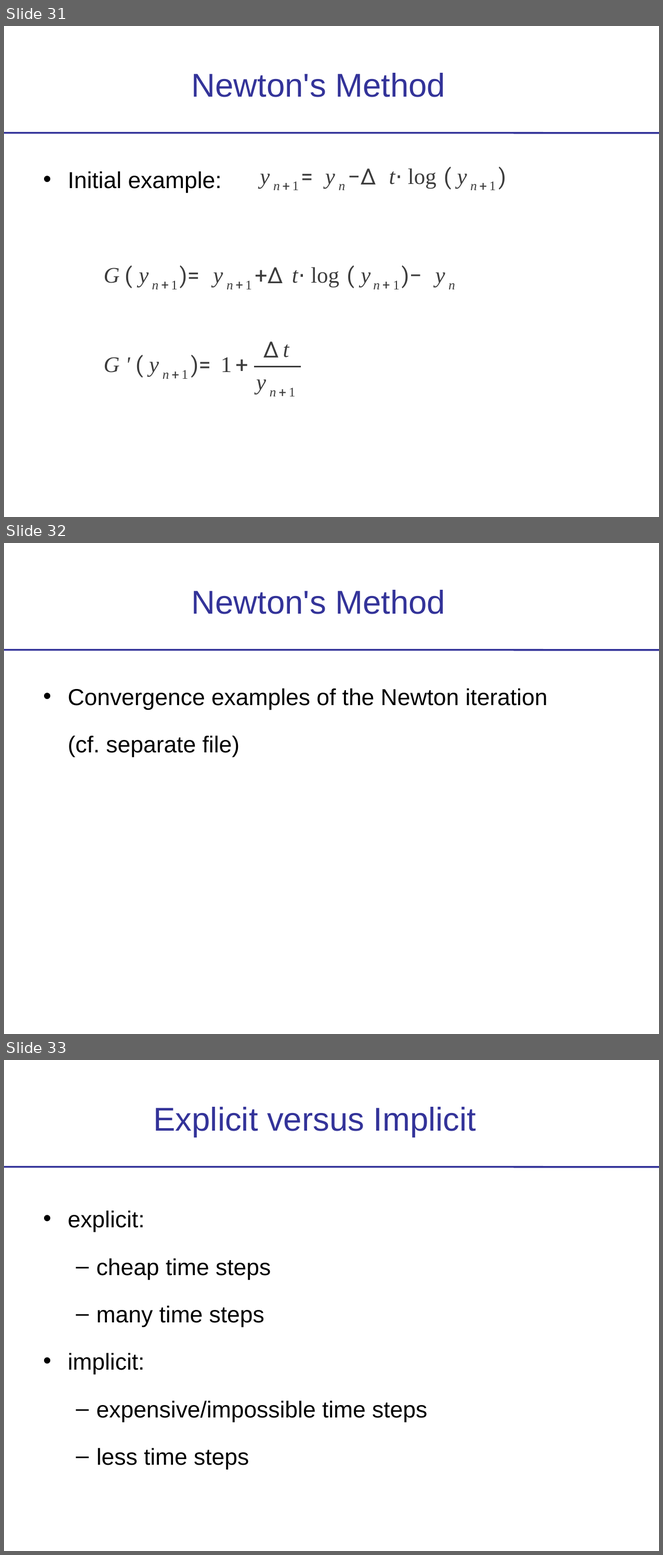
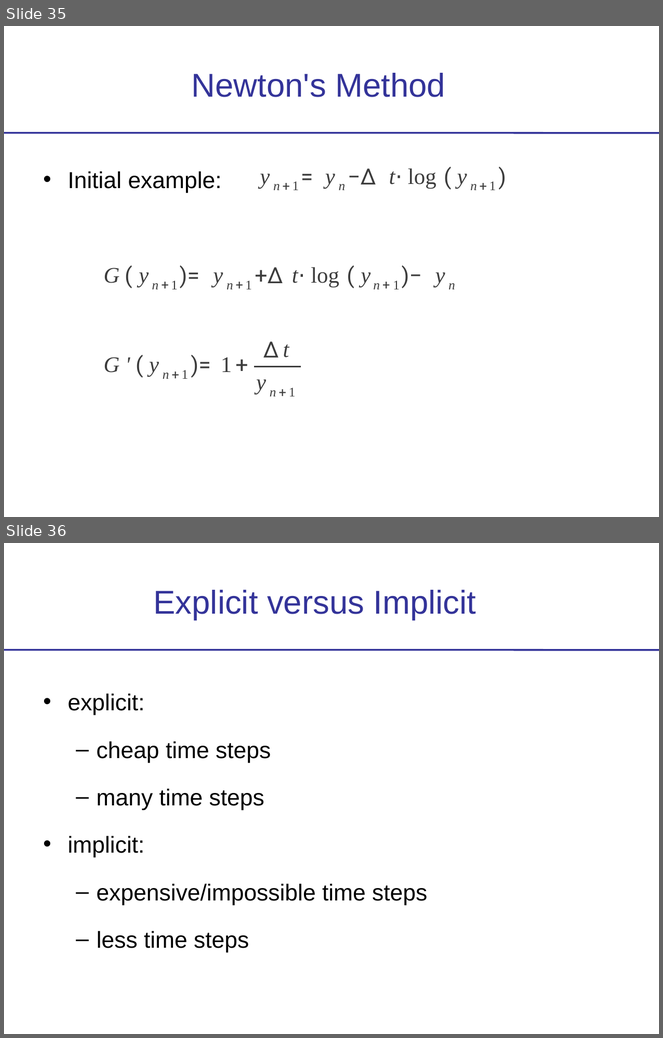
Before and after one commit to a-parida12/NumericalMethods, a slide deck: Slides/Theory.ppt. Shown one above the other, each under a label of ours: slides 31, 32 and 33 before the commit, slides 35 and 36 after it. The pictures are 663x1555 and 663x1038 pixels, drawn with LibreOffice and Linux fonts; fonts in the diff are those of the drawing. Boxes give left, top, right and bottom in pixels: in the first picture for what was removed or moved away, otherwise in the second. Text is boxed around its words. In the diff, an @@ line names an element or a change of style, - is before the commit and + after.

```diff
--- a/Slides/Theory.ppt
+++ b/Slides/Theory.ppt
@@ slide 32 removed at (x1=4, y1=543, x2=659, y2=1034), background #FFFFFF @@
@@ freeform shape removed at (x1=4, y1=543, x2=659, y2=1034) @@
@@ text removed at (x1=192, y1=590, x2=445, y2=614) @@
-Newton's Method
@@ line removed from (4, 650) to (659, 650) @@
@@ text removed at (x1=43, y1=682, x2=69, y2=713) @@
-•
@@ text removed at (x1=68, y1=688, x2=548, y2=710) @@
-Convergence examples of the Newton iteration
@@ text removed at (x1=68, y1=735, x2=240, y2=757) @@
-(cf. separate file)
@@ what was slide 31 is now slide 35 @@
@@ what was slide 33 is now slide 36 @@
```
Also in this commit, not shown: 28 slides changed, 5 slides added, 9 other slides removed, 1 other file.
